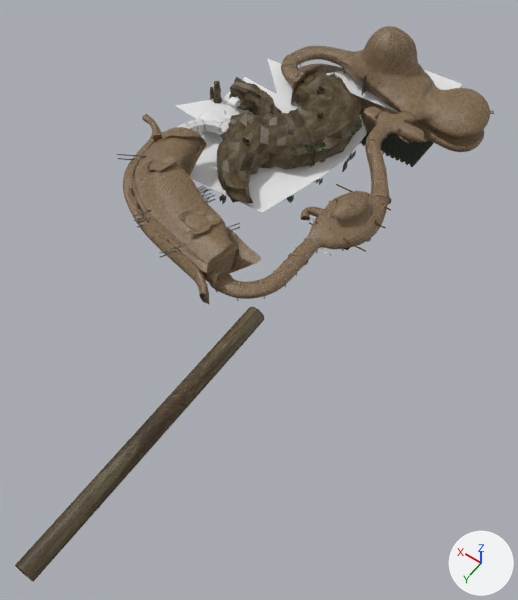
The Blender file media/trunk/tracks/mines_lighttest/mines.blend, before and after one commit.
Rendered twice from a camera (50 mm lens) standing at (-190.0, 315.0, 422.0) and looking at (27.0, 12.0, -55.0). Every picture has the same lights, and +X, +Y and +Z are marked at lower right. The picture after the commit comes second.

The scene before the commit, as lines of its bpy script (objects in view):
```python
ob_beam_004_mesh_001_beam_004_mesh_003 = bpy.data.objects.new('beam.004_Mesh.001_beam.004_Mesh.003', me_beam_004_mesh_001_beam_004_mesh_003)
ob_beam_004_mesh_001_beam_004_mesh_003.location = (0.0, 0.0, 0.0)
ob_beam_004_mesh_001_beam_004_mesh_003.rotation_euler = (1.571, 0.0, 0.0)  # degrees (90, 0, 0)
ob_beam_005_mesh_001 = bpy.data.objects.new('beam.005_Mesh.001', me_beam_005_mesh_001)
ob_beam_005_mesh_001.location = (61.2, -261.7, -15.0)
ob_beam_006_mesh_000_beam_006_mesh_001 = bpy.data.objects.new('beam.006_Mesh.000_beam.006_Mesh.001', me_beam_006_mesh_000_beam_006_mesh_001)
ob_beam_006_mesh_000_beam_006_mesh_001.location = (61.2, -261.7, -15.0)
# also in view: 'scenery.005' at (157.0, -75.0, -5.0); 'beam.005_Mesh.000_beam.005_Mesh.007' at (14.0, -157.0, 0.0); 'naturalCavern.003_naturalCavern.007' at (87.0, -166.0, -4.0); 'beam.004_Mesh.001_beam.004_Mesh.002' at (52.0, -257.0, -70.0); 'naturalCavern.000' at (116.0, -97.0, -3.0)
```
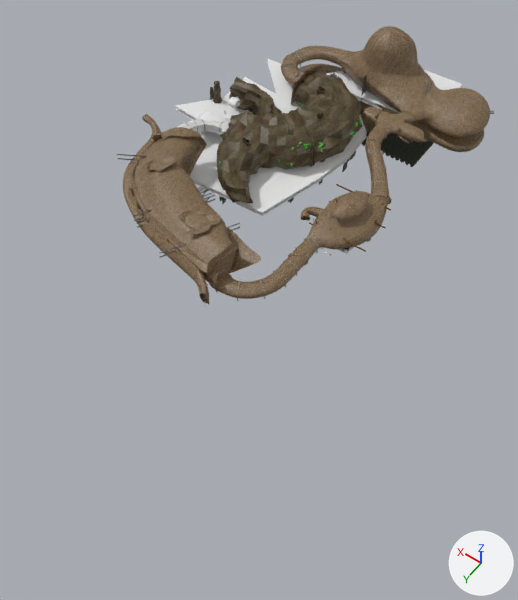
What changed in the scene script:
```text
Add mat_transparence_png:
    mat_transparence_png = principled_material('transparence.png')
    mat_transparence_png.base_color = (0.8, 0.8, 0.8)  # white #e7e7e7
Add me_mesh_001:
    me_mesh_001.from_pydata([(15.0, 7.0, 0.0), (13.0, -9.0, 0.0), (-15.0, -9.0, 0.0), (-13.0, 7.0, 0.0), (192.0, 6.0, -11.0), (184.0, -62.0, -11.0), (55.0, -62.0, -11.0), (72.0, 3.0, -11.0), (153.0, -100.0, -11.0), (50.0, -100.0, -11.0), (156.0, -140.0, -11.0), (52.0, -140.0, -11.0), (199.0, -185.0, -11.0), (96.0, -185.0, -11.0), (227.0, -67.0, -11.0), (196.0, -105.0, -11.0), (199.0, -145.0, -11.0), (145.0, -183.0, -10.0), (16.0, -183.0, -10.0), (114.0, -221.0, -10.0), (11.0, -221.0, -10.0), (117.0, -262.0, -10.0), (13.0, -261.0, -10.0)], [], [(0, 3, 2, 1), (4, 7, 6, 5), (5, 6, 9, 8), (8, 9, 11, 10), (10, 11, 13, 12), (8, 10, 16, 15), (5, 8, 15, 14), (17, 18, 20, 19), (19, 20, 22, 21)])
    me_mesh_001.materials.append(mat_transparence_png)  # its picture is missing
Remove ob_beam_004_mesh_001_beam_004_mesh_003:
    ob_beam_004_mesh_001_beam_004_mesh_003 = bpy.data.objects.new('beam.004_Mesh.001_beam.004_Mesh.003', me_beam_004_mesh_001_beam_004_mesh_003)
    ob_beam_004_mesh_001_beam_004_mesh_003.location = (0.0, 0.0, 0.0)
    ob_beam_004_mesh_001_beam_004_mesh_003.rotation_euler = (1.571, 0.0, 0.0)  # degrees (90, 0, 0)
    _m = ob_beam_004_mesh_001_beam_004_mesh_003.modifiers.new('Subsurf', 'SUBSURF')
    _m = ob_beam_004_mesh_001_beam_004_mesh_003.modifiers.new('EdgeSplit', 'EDGE_SPLIT')
    _m.split_angle = 0.698
Add ob_death_003:
    ob_death_003 = bpy.data.objects.new('death.003', me_mesh_001)
    ob_death_003.location = (-9.9, -45.5, -9.7)
```

Where the change shows, as pixel boxes (x1, y1, x2, y2) in the pictures (518 x 600 px):
'beam.004_Mesh.001_beam.004_Mesh.003', deleted: before (15, 307, 264, 582)
'death.003', added: after (176, 62, 461, 254)
